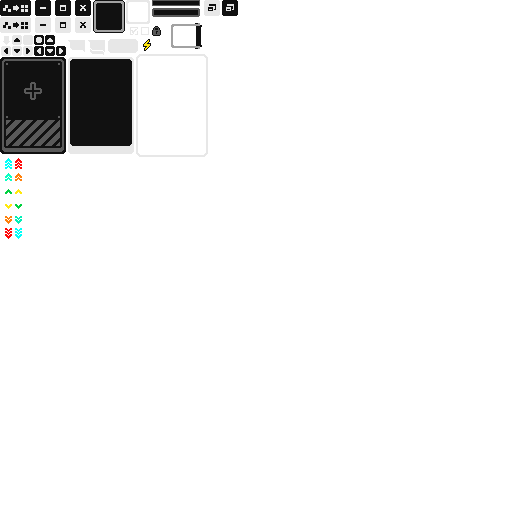
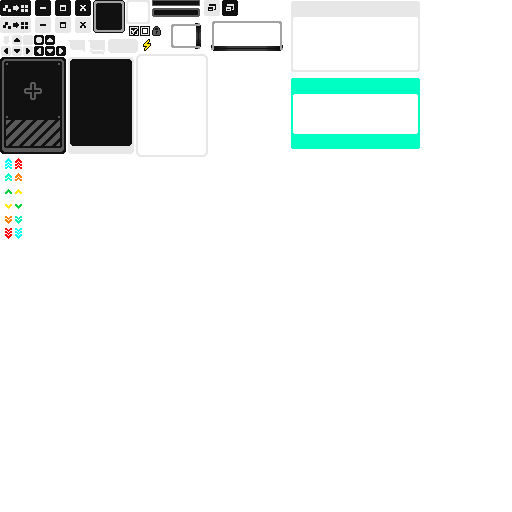
Layer changes from the first 512×512 image to the second:
renamed "图层 17" to "图层 21", moved it above "图层 15", painted on it over [196, 25, 202, 47]
painted on "图层 688 拷贝" over [129, 26, 150, 36]
added layer "图层 24" above "图层 23" over [291, 1, 420, 72]
added layer "图层 23" above "图层 22" over [291, 78, 420, 149]
added layer "图层 22" above "图层 19" over [211, 21, 283, 51]
